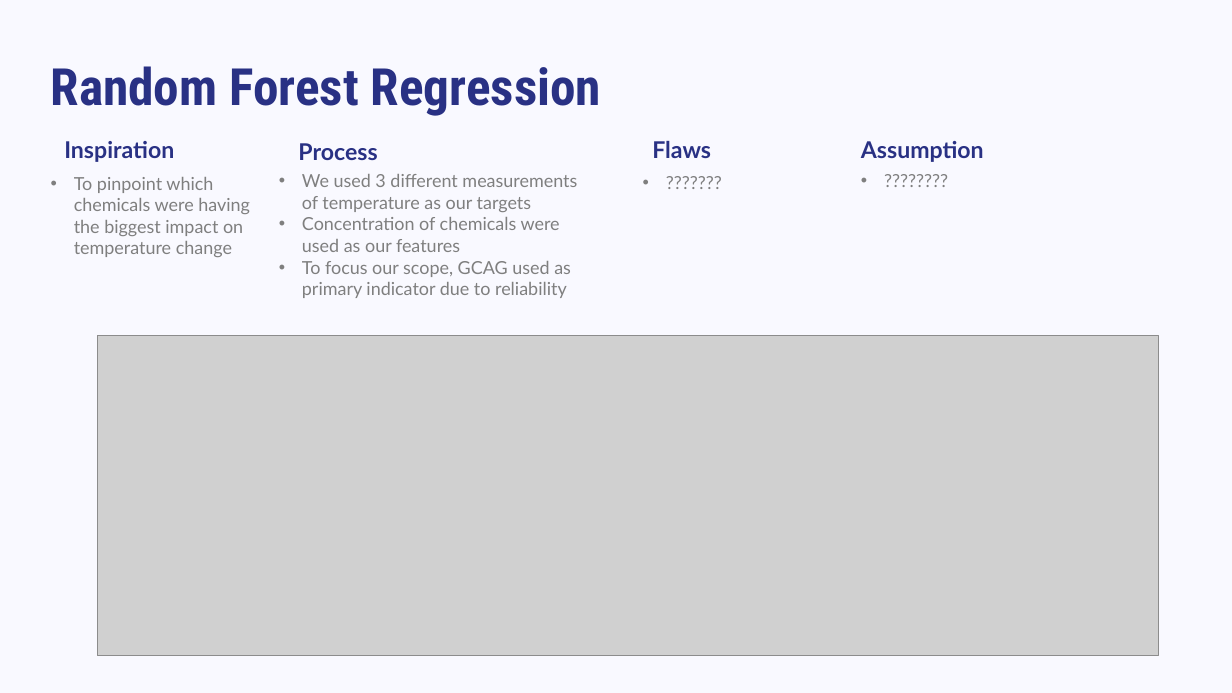
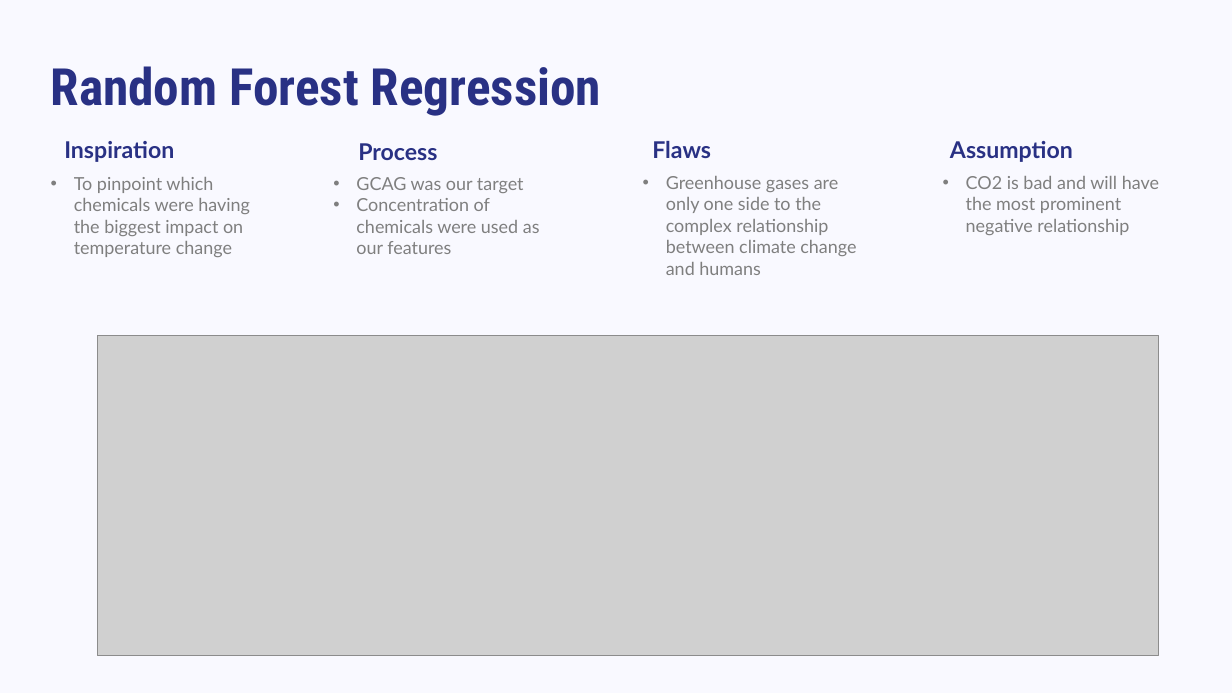
Before and after one commit to hkd8/Final-Project, a slide deck: slide 4 of FinalProject-ChengIteration2.pptx. Drawn at 1232x693 pixels with LibreOffice and Linux fonts; fonts in the diff are those of the drawing; grey boxes stand for pictures. Boxes give left, top, right and bottom in pixels: in the first picture for what was removed or moved away, otherwise in the second. Text is boxed around its words. In the diff, an @@ line names an element or a change of style, - is before the commit and + after.

```diff
--- a/FinalProject-ChengIteration2.pptx
+++ b/FinalProject-ChengIteration2.pptx
@@ text "Process": place and size @@
-text "Process" at <box>298,143,377,160</box>
+text "Process" at <box>358,143,437,160</box>
@@ text "Assumption": place and size @@
-text "Assumption" at <box>861,141,984,162</box>
+text "Assumption" at <box>950,141,1073,162</box>
@@ text "GCAG was our target": place and size @@
-text "GCAG was our target" at <box>302,174,577,298</box>
+text "GCAG was our target" at <box>356,177,540,254</box>
@@ text at <box>356,177,524,193</box>: text changed @@
-• We used 3 different measurements of temperature as our targets
+• GCAG was our target
@@ text removed at <box>638,169,1037,195</box> @@
-• ???????
@@ text added at <box>666,176,856,275</box>, 28 pt, text #7F7F7F @@
+• Greenhouse gases are only one side to the complex relationship between climate change and humans
@@ text at <box>966,176,1159,235</box>: text changed @@
-• ????????
+• CO2 is bad and will have the most prominent negative relationship
@@ text at <box>302,261,571,298</box>: paragraph removed @@
-• To focus our scope, GCAG used as primary indicator due to reliability
```
Also in this commit, not shown: 4 other slides changed, 1 slide added, 1 slide removed, 5 other files.
